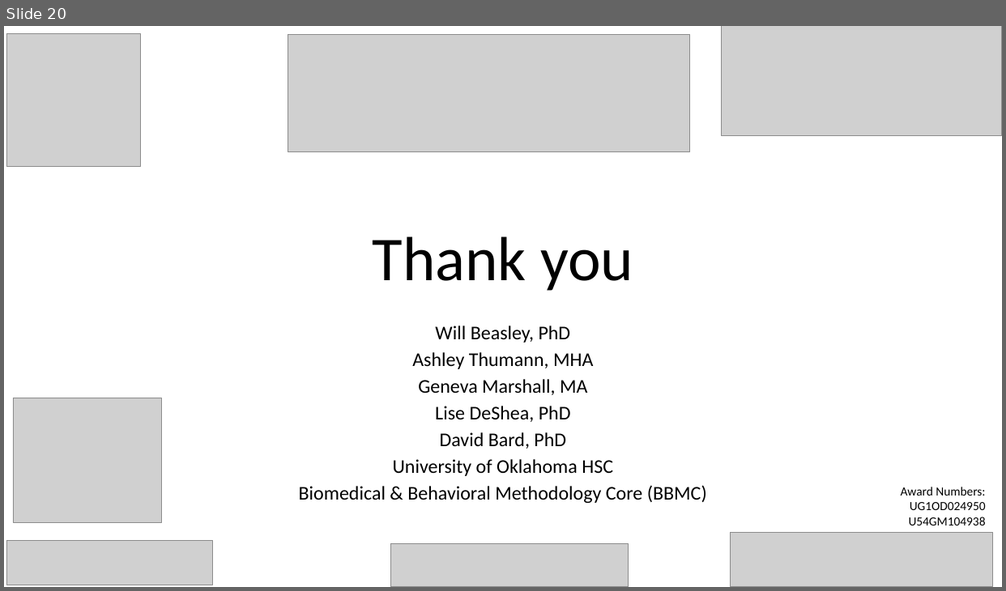
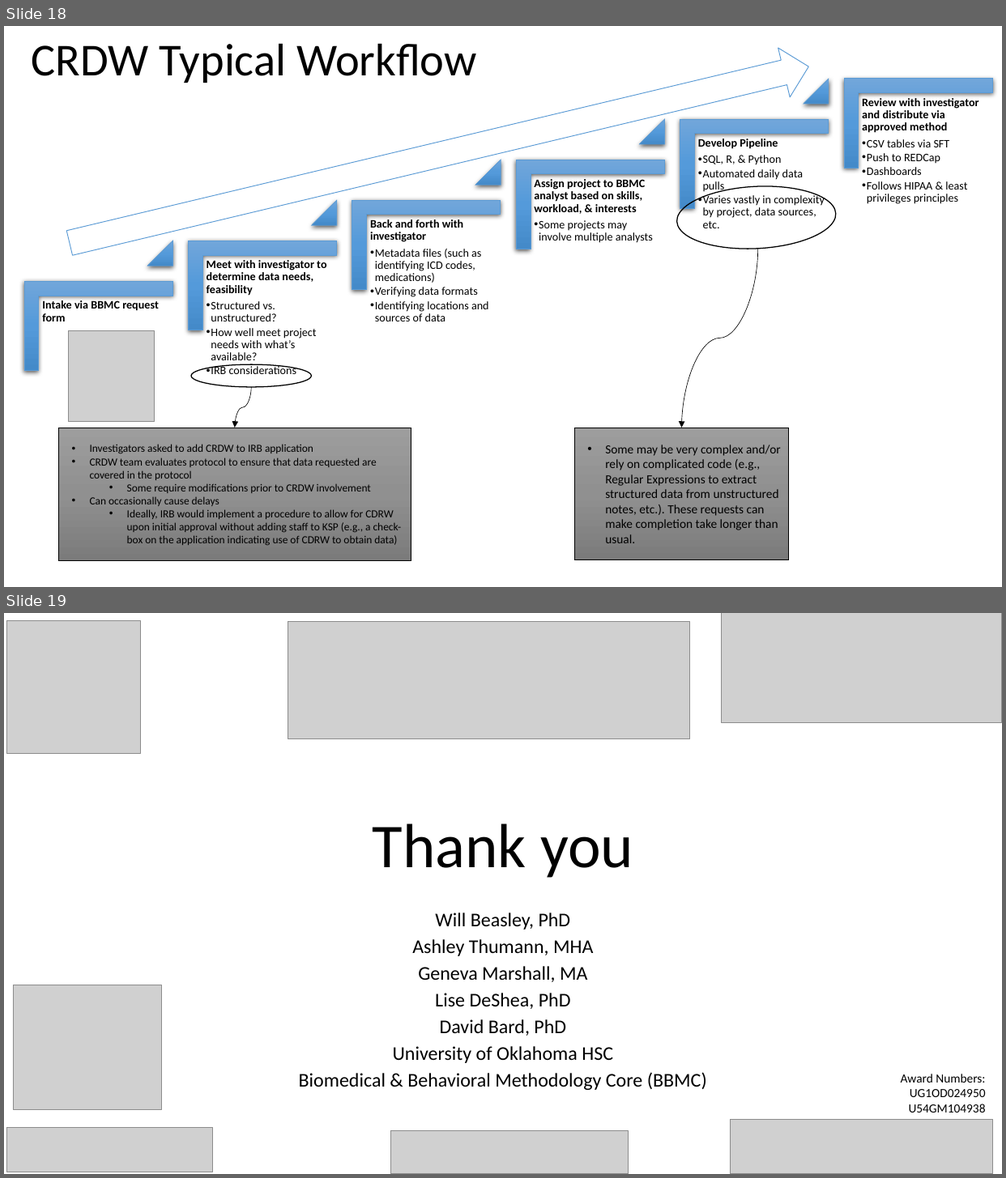
Before and after one commit to OuhscBbmc/prairie-outpost-public, a slide deck: publications/presentation-2021-02-aac/crdw-2021-02.pptx. Shown one above the other, each under a label of ours: slide 20 before the commit, slides 18 and 19 after it. The pictures are 1006x591 and 1006x1178 pixels, drawn with LibreOffice and Linux fonts; fonts in the diff are those of the drawing; grey boxes stand for pictures; background and template pictures are left out. Boxes give left, top, right and bottom in pixels: in the first picture for what was removed or moved away, otherwise in the second. Text is boxed around its words. In the diff, an @@ line names an element or a change of style, - is before the commit and + after.

Commit message:
include Geneva's workflow slide
https: //github.com/OuhscBbmc/prairie-outpost/issues/509

```diff
--- a/publications/presentation-2021-02-aac/crdw-2021-02.pptx
+++ b/publications/presentation-2021-02-aac/crdw-2021-02.pptx
@@ slide 18 added at (x1=4, y1=26, x2=1002, y2=587), background #FFFFFF @@
@@ text added at (x1=32, y1=43, x2=477, y2=83), 44 pt, text #000000 @@
+CRDW Typical Workflow
@@ right arrow added at (x1=64, y1=42, x2=815, y2=267), outline #5B9BD5 0.75 pt @@
@@ group added at (x1=24, y1=79, x2=992, y2=374): 6 corners, 6 texts, 5 triangles @@
+Intake via BBMC request form
+Meet with investigator to determine data needs, feasibility
+  •• Structured vs. unstructured?
+  •• How well meet project needs with what’s available?
+  •• IRB considerations
+Back and forth with investigator
+  •• Metadata files (such as identifying ICD codes, medications)
+  •• Verifying data formats
+  •• Identifying locations and sources of data
+Assign project to BBMC analyst based on skills, workload, & interests
+  •• Some projects may involve multiple analysts
+Develop Pipeline
+  •• SQL, R, & Python
+  •• Automated daily data pulls
+  •• Varies vastly in complexity by project, data sources, etc.
+Review with investigator and distribute via approved method
+  •• CSV tables via SFT
+  •• Push to REDCap
+  •• Dashboards
+  •• Follows HIPAA & least privileges principles
@@ ellipse added at (x1=675, y1=183, x2=838, y2=253), outline #000000 1 pt @@
@@ curved arrow added from (758, 248) to (681, 428), #000000 0.5 pt @@
@@ picture added at (x1=68, y1=331, x2=155, y2=422) @@
@@ ellipse added at (x1=191, y1=365, x2=312, y2=387), outline #000000 1 pt @@
@@ curved arrow added from (251, 387) to (235, 428), #000000 0.5 pt @@
@@ rectangle added at (x1=58, y1=428, x2=411, y2=561), fill gradient #9D9D9D to #909090 to #7C7C7C, outline #000000 0.5 pt, 10.5 pt, text #000000 @@
+• Investigators asked to add CRDW to IRB application
+• CRDW team evaluates protocol to ensure that data requested are covered in the protocol
+  • Some require modifications prior to CRDW involvement
+• Can occasionally cause delays
+  • Ideally, IRB would implement a procedure to allow for CDRW upon initial approval without adding staff to KSP (e.g., a check-box on the application indicating use of CDRW to obtain data)
@@ rectangle added at (x1=574, y1=428, x2=789, y2=561), fill gradient #9D9D9D to #909090 to #7C7C7C, outline #000000 0.5 pt, 12 pt, text #000000 @@
+• Some may be very complex and/or rely on complicated code (e.g., Regular Expressions to extract structured data from unstructured notes, etc.). These requests can make completion take longer than usual.
@@ what was slide 20 is now slide 19 @@
```
Also in this commit, not shown: 2 slides changed.
